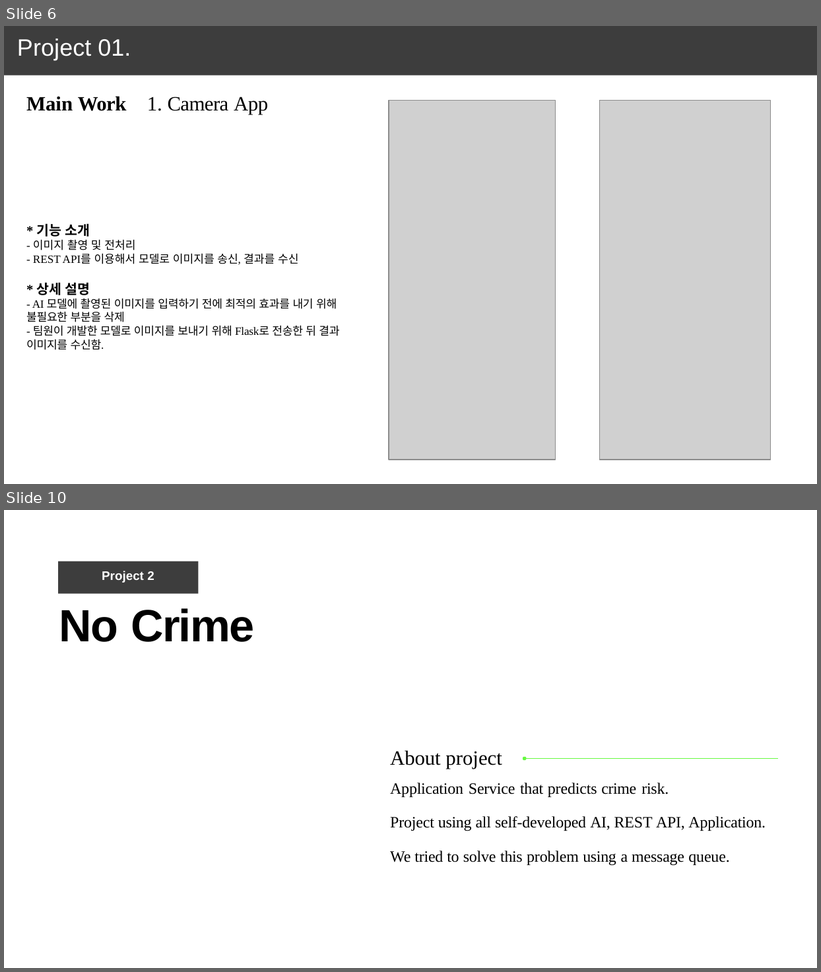
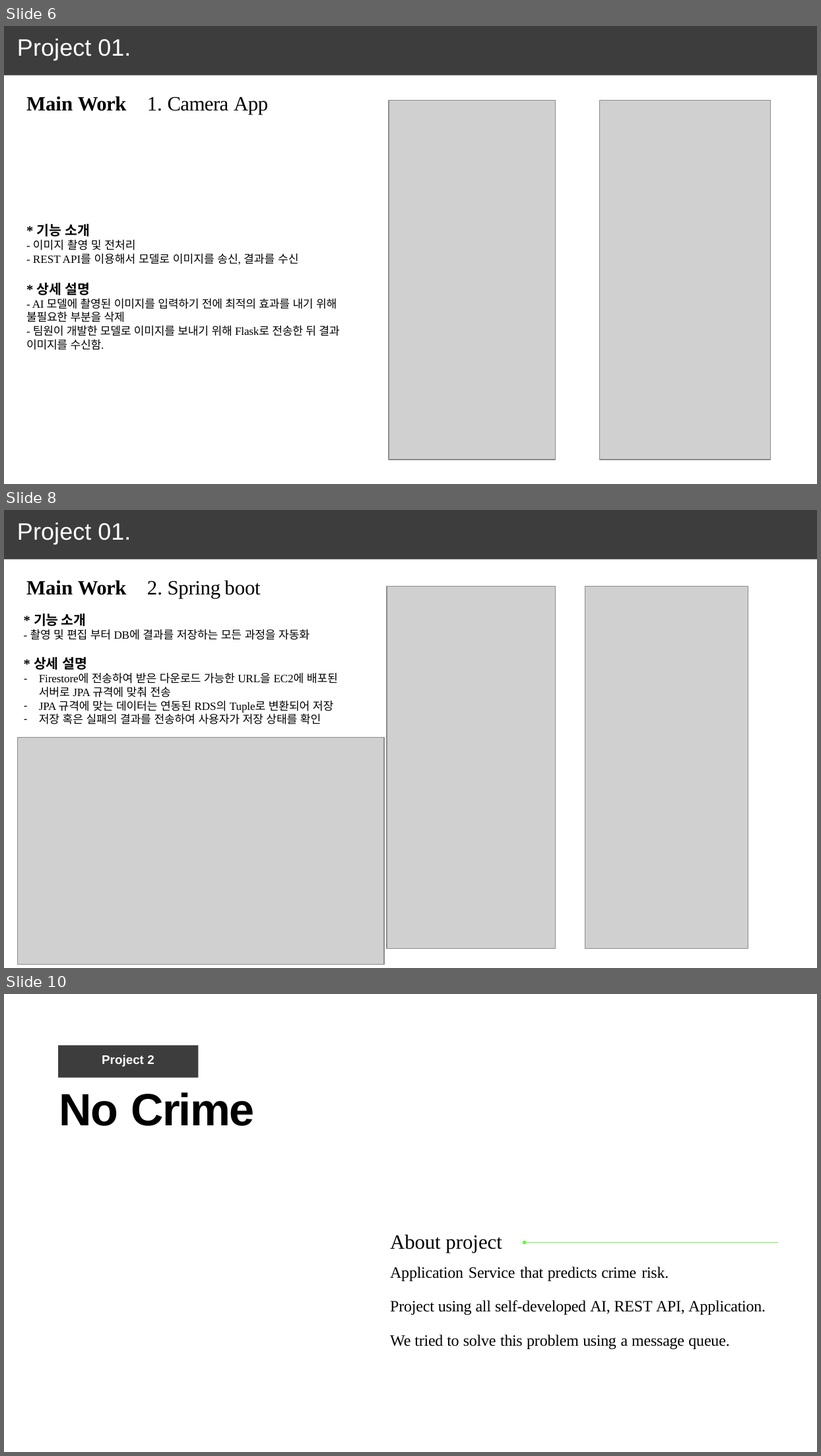
Before and after one commit to June222/June222.github.io, a slide deck: porfolio_kangjunwoo-010-5495-4551.pptx. Shown one above the other, each under a label of ours: slides 6 and 10 before the commit, slides 6, 8 and 10 after it; the slides between them are not shown. The pictures are 821x972 and 821x1456 pixels, drawn with LibreOffice and Linux fonts; fonts in the diff are those of the drawing; grey boxes stand for pictures. Boxes give left, top, right and bottom in pixels: in the first picture for what was removed or moved away, otherwise in the second. Text is boxed around its words. In the diff, an @@ line names an element or a change of style, - is before the commit and + after.

Commit message:
add: 흐름도 추가 및 위치 수정
기존에 있던 코드 대신 데이터의 흐름을 파악할 수 있게 관계도를 추가함.
마지막 순서에 있떤 Spring Boot를 APP 개발 앞으로 위치를 변경해
파악하기쉽게 만듬

```diff
--- a/porfolio_kangjunwoo-010-5495-4551.pptx
+++ b/porfolio_kangjunwoo-010-5495-4551.pptx
@@ slide 8 added at (4,510,817,968), background #FFFFFF; not listed: 1 template element that a slide beside it also shows @@
@@ title added at (17,523,131,544), 21 pt, text #FFFFFF @@
+Project 01.
@@ text added at (26,580,127,595), 18 pt, text #000000, bold @@
+Main Work
@@ text added at (147,580,260,598), 18 pt, text #000000 @@
+2. Spring boot
@@ picture added at (387,587,555,948) @@
@@ picture added at (585,587,747,948) @@
@@ text added at (30,613,338,724), 10 pt, text #000000 @@
+* 기능 소개
+- 촬영 및 편집 부터 DB에 결과를 저장하는 모든 과정을 자동화
+* 상세 설명
+– Firestore에 전송하여 받은 다운로드 가능한 URL을 EC2에 배포된 서버로 JPA 규격에 맞춰 전송
+– JPA 규격에 맞는 데이터는 연동된 RDS의 Tuple로 변환되어 저장
+– 저장 혹은 실패의 결과를 전송하여 사용자가 저장 상태를 확인
@@ picture added at (18,738,385,965) @@
```
Also in this commit, not shown: 1 slide changed, 1 other slide added, 2 slides removed.
